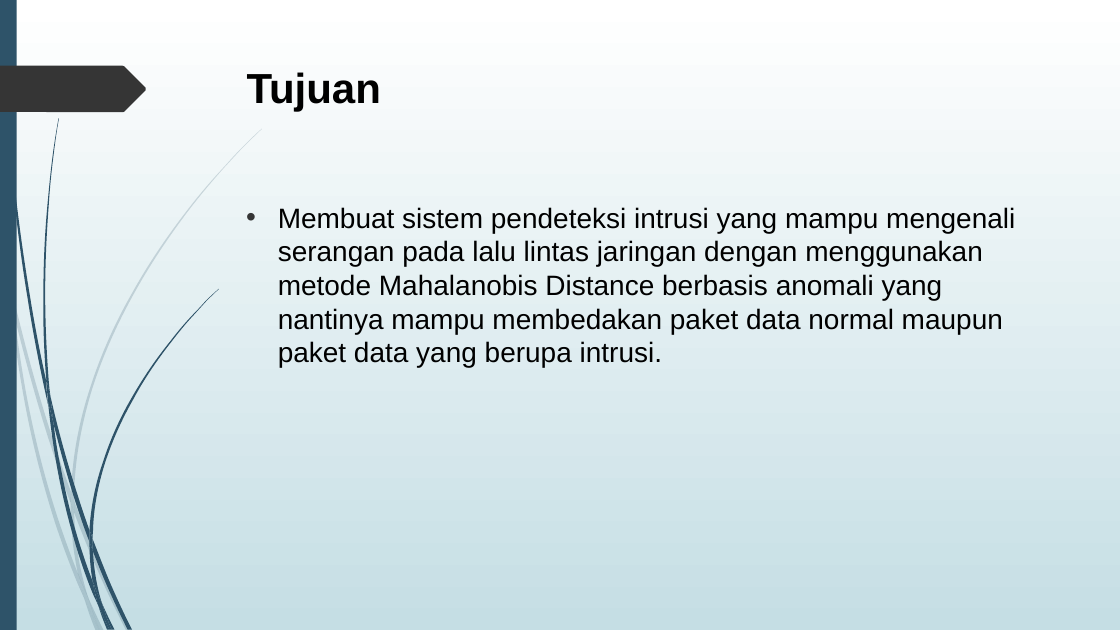
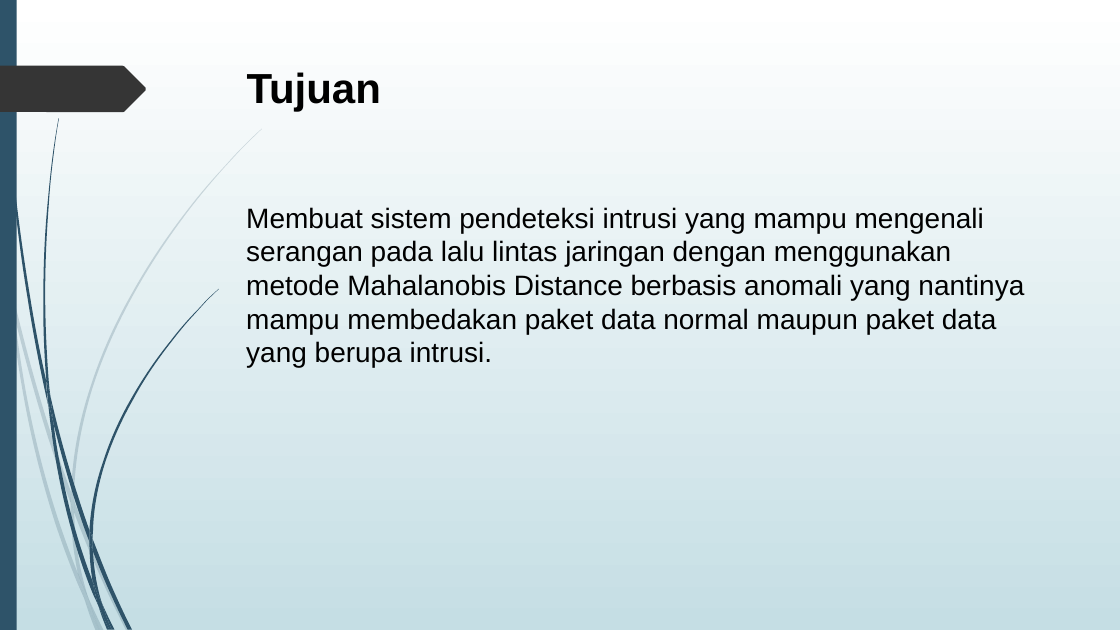
Before and after one commit to agus4171/TA-AJK, a slide deck: slide 5 of TA/5112100036-PPT.pptx. Drawn at 1120x630 pixels with LibreOffice and Linux fonts; fonts in the diff are those of the drawing. Boxes give left, top, right and bottom in pixels: in the first picture for what was removed or moved away, otherwise in the second. Text is boxed around its words. In the diff, an @@ line names an element or a change of style, - is before the commit and + after.

```diff
--- a/TA/5112100036-PPT.pptx
+++ b/TA/5112100036-PPT.pptx
@@ text "Membuat sistem pendeteksi intrusi yang ..." at [246, 207, 1024, 367]: bullet • to none @@
```
Also in this commit, not shown: 1 other slide changed, 3 slides added, 1 slide removed, 26 other files.
